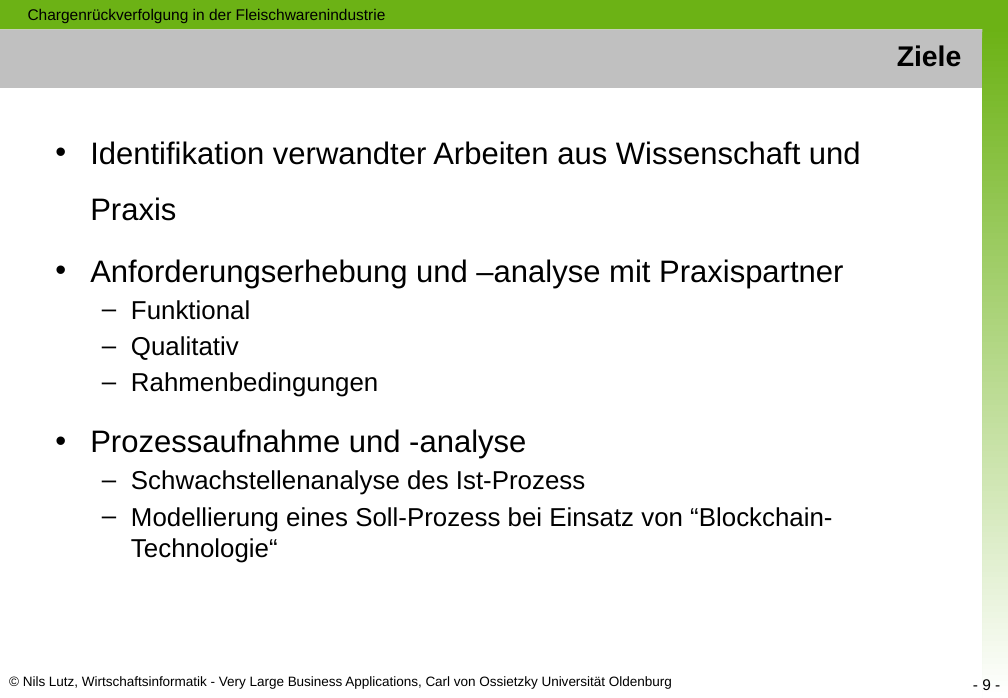
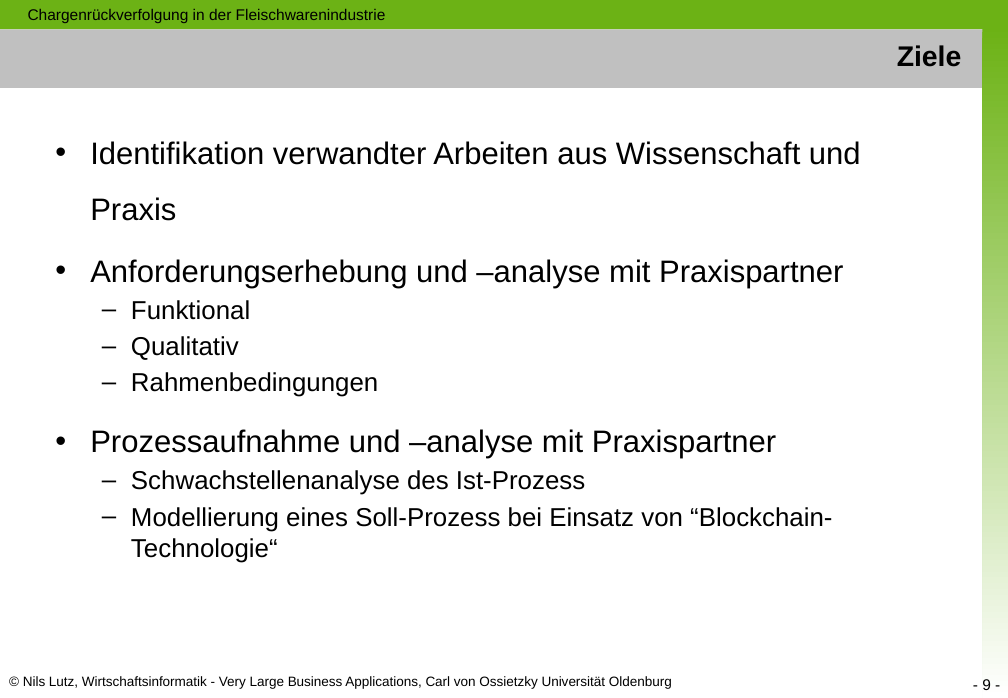
Before and after one commit to nimble-123/masterthesis, a slide deck: slide 9 of presentations/Proposal.pptx. Drawn at 1008x698 pixels with LibreOffice and Linux fonts; fonts in the diff are those of the drawing. Boxes give left, top, right and bottom in pixels: in the first picture for what was removed or moved away, otherwise in the second. Text is boxed around its words. In the diff, an @@ line names an element or a change of style, - is before the commit and + after.

```diff
--- a/presentations/Proposal.pptx
+++ b/presentations/Proposal.pptx
@@ text at [90, 429, 776, 459]: text changed @@
-• Prozessaufnahme und -analyse
+• Prozessaufnahme und –analyse mit Praxispartner
```
Also in this commit, not shown: 1 other slide changed.
